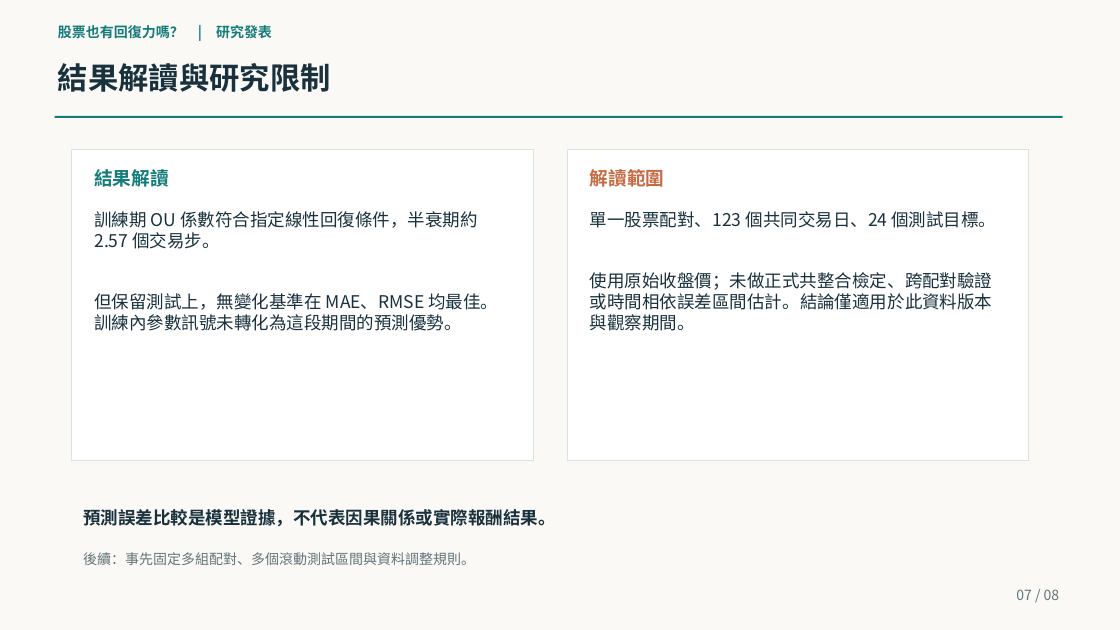
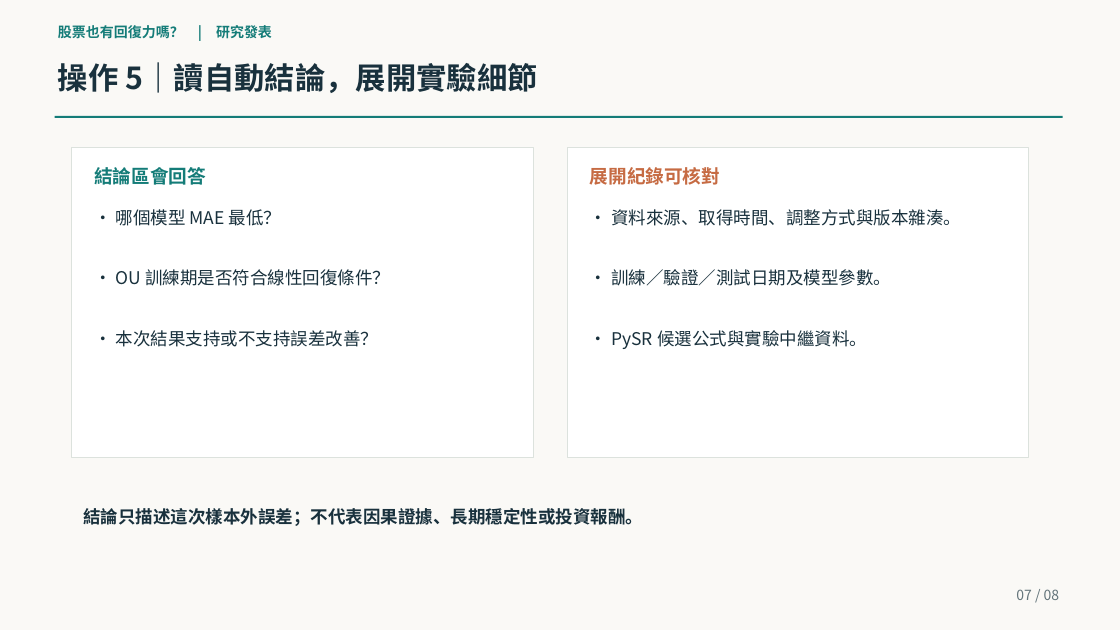
Before and after one commit to yinglinlin010/market-physics-lab, a slide deck: slide 7 of slides/midterm_90s.pptx. Drawn at 1120x630 pixels with LibreOffice and Linux fonts; fonts in the diff are those of the drawing. Boxes give left, top, right and bottom in pixels: in the first picture for what was removed or moved away, otherwise in the second. Text is boxed around its words. In the diff, an @@ line names an element or a change of style, - is before the commit and + after.

```diff
--- a/slides/midterm_90s.pptx
+++ b/slides/midterm_90s.pptx
@@ text at [58, 62, 538, 93]: text changed @@
-結果解讀與研究限制
+操作 5｜讀自動結論，展開實驗細節
@@ text at [94, 167, 206, 185]: text changed @@
-結果解讀
+結論區會回答
@@ text at [590, 167, 720, 185]: text changed @@
-解讀範圍
+展開紀錄可核對
@@ text at [116, 209, 390, 347]: text changed @@
-訓練期 OU 係數符合指定線性回復條件，半衰期約 2.57 個交易步。
-但保留測試上，無變化基準在 MAE、RMSE 均最佳。訓練內參數訊號未轉化為這段期間的預測優勢。
+• 哪個模型 MAE 最低？
+• OU 訓練期是否符合線性回復條件？
+• 本次結果支持或不支持誤差改善？
@@ text at [611, 209, 961, 349]: text changed @@
-單一股票配對、123 個共同交易日、24 個測試目標。
-使用原始收盤價；未做正式共整合檢定、跨配對驗證或時間相依誤差區間估計。結論僅適用於此資料版本與觀察期間。
+• 資料來源、取得時間、調整方式與版本雜湊。
+• 訓練／驗證／測試日期及模型參數。
+• PySR 候選公式與實驗中繼資料。
@@ text at [83, 508, 643, 526]: text changed @@
-預測誤差比較是模型證據，不代表因果關係或實際報酬結果。
+結論只描述這次樣本外誤差；不代表因果證據、長期穩定性或投資報酬。
@@ text removed at [83, 552, 475, 565] @@
-後續：事先固定多組配對、多個滾動測試區間與資料調整規則。
```
Also in this commit, not shown: 1 other slide changed, 5 slides added, 5 slides removed, 2 other files.
